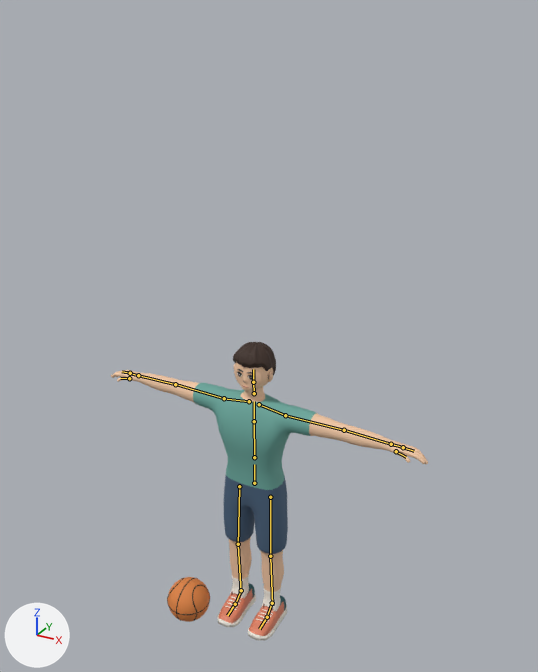
Two versions of the glTF model 籃球遊戲/public/models/athlete_game.glb, one commit apart.
Before and after are seen from a 50 mm camera at (1.67, -2.88, 3.21) aimed at (0.16, -0.14, 1.83). The axes (+X, +Y, +Z) are drawn at lower left. The lights are the same throughout. The older version comes first. The bones that bend it are drawn over the model as lines.

Objects in the first picture: 'Athlete', 'Ball'.
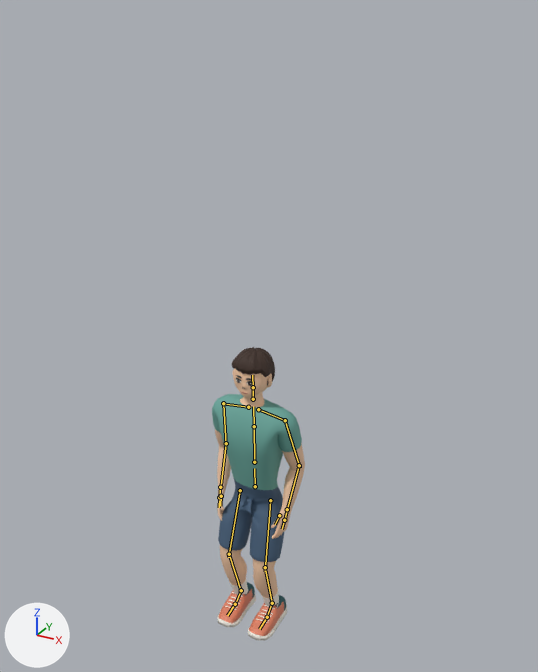
Commit message: feat(apps): 籃球遊戲第 3 階段：搶籃板 Rebound

The newer file adds an action. The first version stands in its rest pose; the second is drawn at frame 2 of the action 'Rebound'.

The change in detail:
Bone 'hips' (bone_hips) moves from (0.0, 0.0, 0.0) to (0.0, -0.029, -0.004).
Bone 'hips' (bone_hips) turns from (0, 0, 0) to (1, 0, 0) degrees about its own x, y and z.
Bone 'upper_arm.L' (bone_upper_arm_l) turns from (0, 0, 0) to (-79, 12, 11) degrees about its own x, y and z.
Bone 'forearm.L' (bone_forearm_l) turns from (0, 0, 0) to (-21, 25, -41) degrees about its own x, y and z.
Bone 'upper_arm.R' (bone_upper_arm_r) turns from (0, 0, 0) to (-79, -12, -11) degrees about its own x, y and z.
Bone 'forearm.R' (bone_forearm_r) turns from (0, 0, 0) to (-21, -25, 41) degrees about its own x, y and z.
Bone 'thigh.L' (bone_thigh_l) turns from (0, 0, 0) to (21, -132, -18) degrees about its own x, y and z.
Bone 'shin.L' (bone_shin_l) turns from (0, 0, 0) to (-23, 26, -40) degrees about its own x, y and z.
Bone 'foot.L' (bone_foot_l) turns from (0, 0, 0) to (25, 36, 97) degrees about its own x, y and z.
Bone 'thigh.R' (bone_thigh_r) turns from (0, 0, 0) to (21, 132, 18) degrees about its own x, y and z.
Bone 'shin.R' (bone_shin_r) turns from (0, 0, 0) to (-23, -26, 40) degrees about its own x, y and z.
Bone 'foot.R' (bone_foot_r) turns from (0, 0, 0) to (25, -36, -97) degrees about its own x, y and z.

Changed parts and their boxes [x1, y1, x2, y2] in the pictures (538 x 672 px):
'Athlete', posed (70% narrower)
    before: [111, 342, 428, 641]
    after: [212, 347, 305, 641]
'Ball', posed (not visible afterwards)
    before: [167, 577, 210, 622]
bone 'hips', root to tip
    before: (254, 483) to (254, 464)
    after: (255, 486) to (254, 468)
bone 'upper_arm.L', root to tip
    before: (285, 415) to (347, 431)
    after: (285, 420) to (300, 468)
bone 'forearm.L', root to tip
    before: (344, 430) to (394, 445)
    after: (299, 465) to (286, 512)
bone 'upper_arm.R', root to tip
    before: (224, 398) to (173, 383)
    after: (223, 403) to (226, 445)
bone 'forearm.R', root to tip
    before: (175, 384) to (136, 375)
    after: (226, 443) to (220, 489)
bone 'thigh.L', root to tip
    before: (270, 497) to (270, 559)
    after: (270, 500) to (265, 571)
bone 'shin.L', root to tip
    before: (270, 556) to (272, 605)
    after: (265, 567) to (272, 605)
bone 'thigh.R', root to tip
    before: (239, 486) to (238, 547)
    after: (240, 490) to (228, 557)
bone 'shin.R', root to tip
    before: (238, 544) to (241, 593)
    after: (229, 554) to (241, 592)
